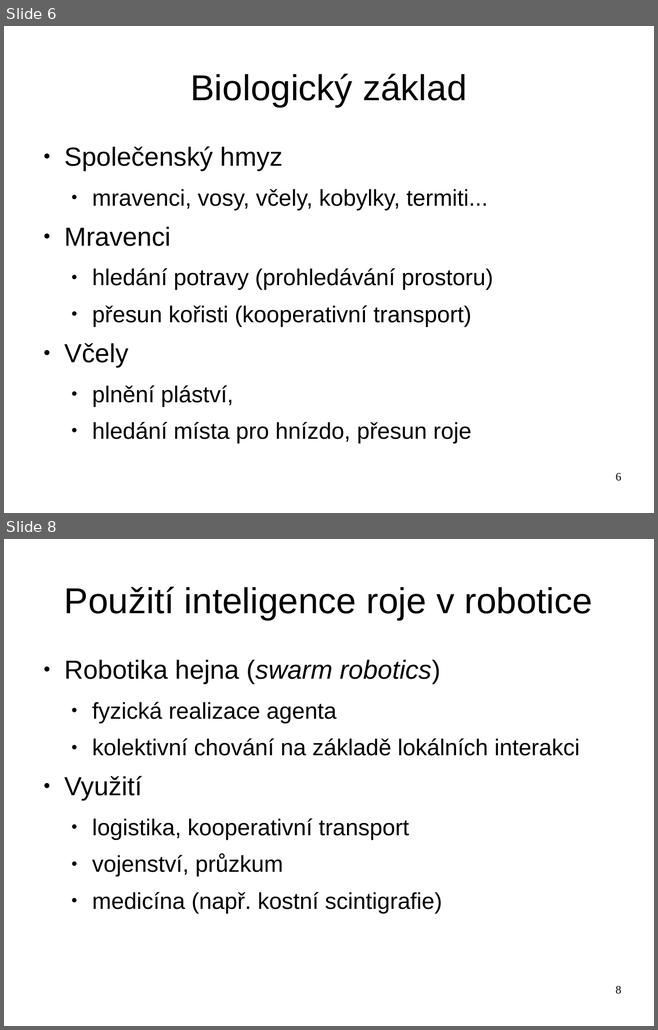
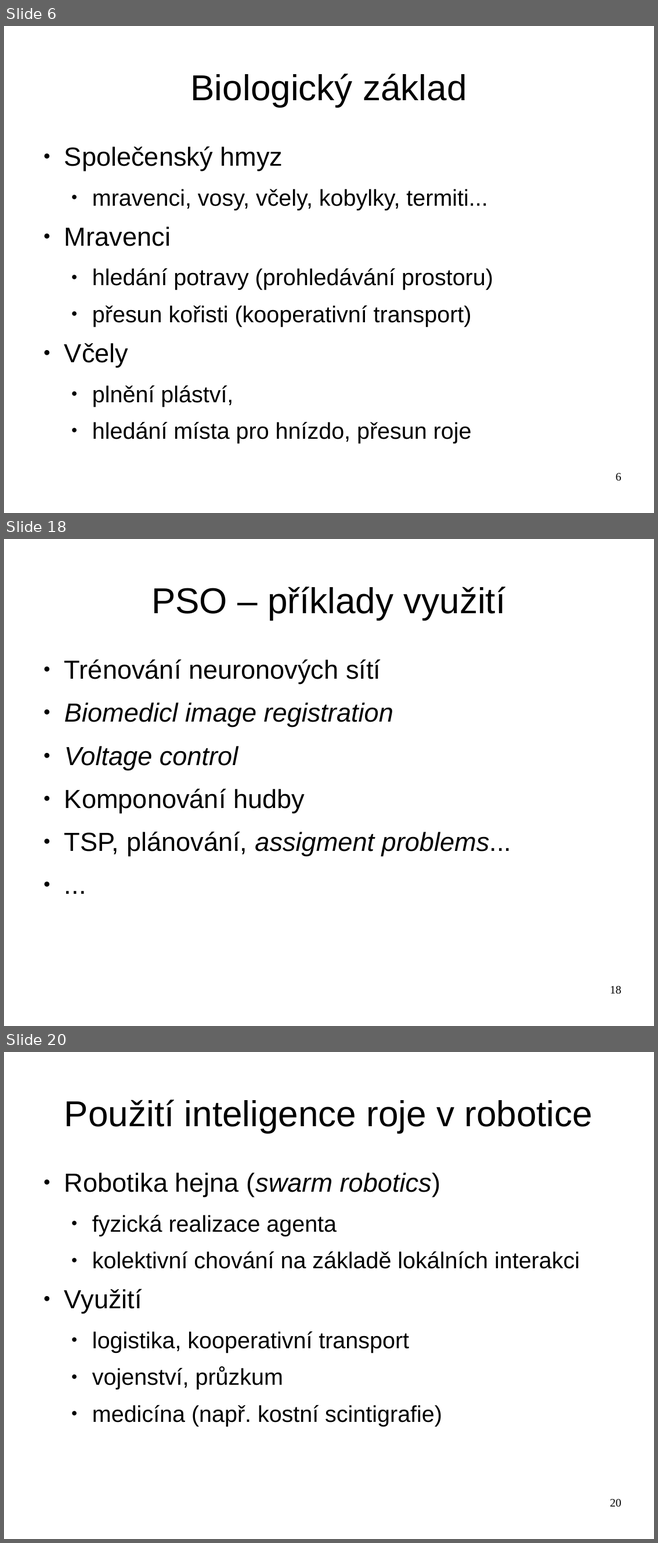
Before and after one commit to hellerstanislav/sin, a slide deck: presentation/swarm.odp. Shown one above the other, each under a label of ours: slides 6 and 8 before the commit, slides 6, 18 and 20 after it; the slides between them are not shown. The pictures are 658x1030 and 658x1543 pixels, drawn with LibreOffice and Linux fonts; fonts in the diff are those of the drawing. Boxes give left, top, right and bottom in pixels: in the first picture for what was removed or moved away, otherwise in the second. Text is boxed around its words. In the diff, an @@ line names an element or a change of style, - is before the commit and + after.

```diff
--- a/presentation/swarm.odp
+++ b/presentation/swarm.odp
@@ slide 18 added at <box>4,539,654,1026</box>, background #FFFFFF @@
@@ title added at <box>151,587,506,620</box>, 44 pt, text #000000 @@
+PSO – příklady využití
@@ text added at <box>64,659,511,856</box>, 32 pt, text #000000 @@
+● Trénování neuronových sítí
+● Biomedicl image registration
+● Voltage control
+● Komponování hudby
+● TSP, plánování, assigment problems...
+● ...
@@ page number added at <box>610,986,621,994</box>, 14 pt, text #000000 @@
+18
@@ what was slide 8 is now slide 20 @@
@@ page number at <box>610,1499,621,1507</box>: text changed @@
-8
+20
```
Also in this commit, not shown: 1 slide changed, 11 other slides added, 1 other file.
